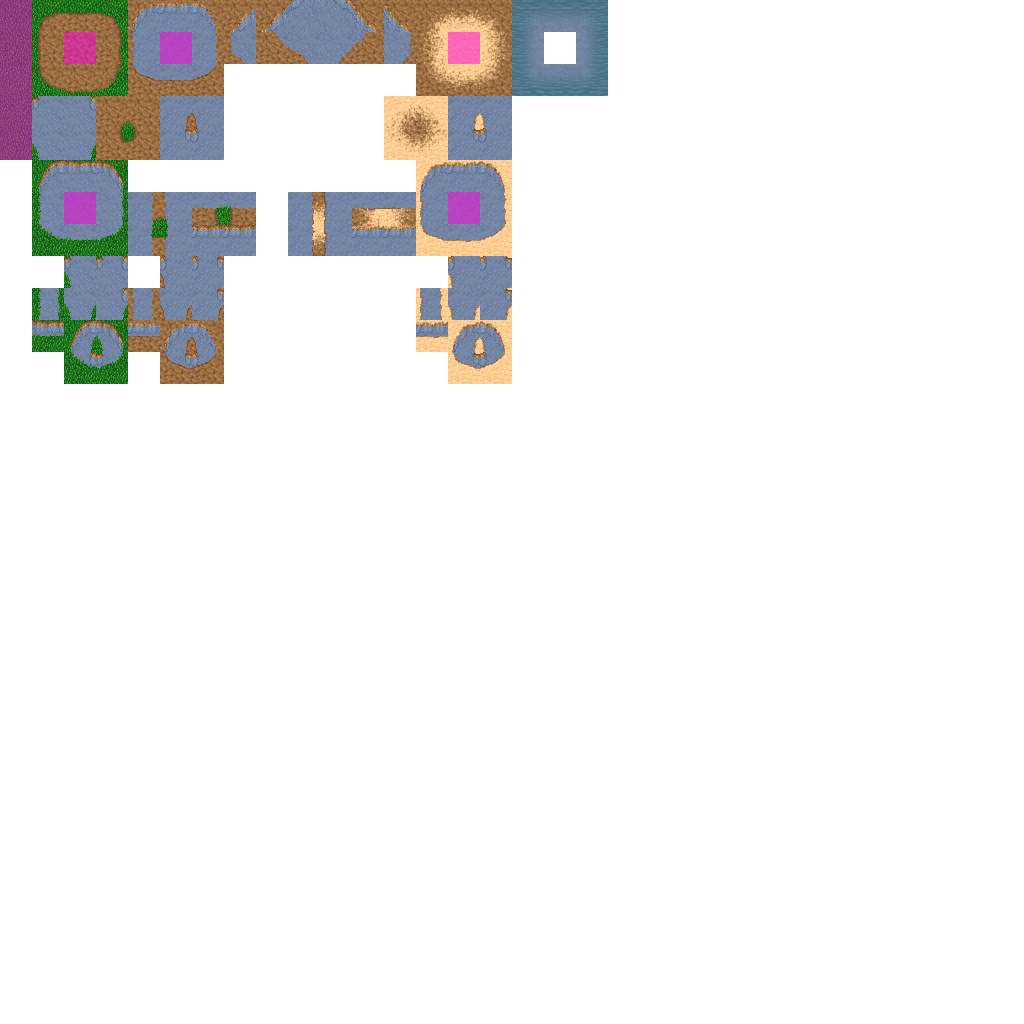
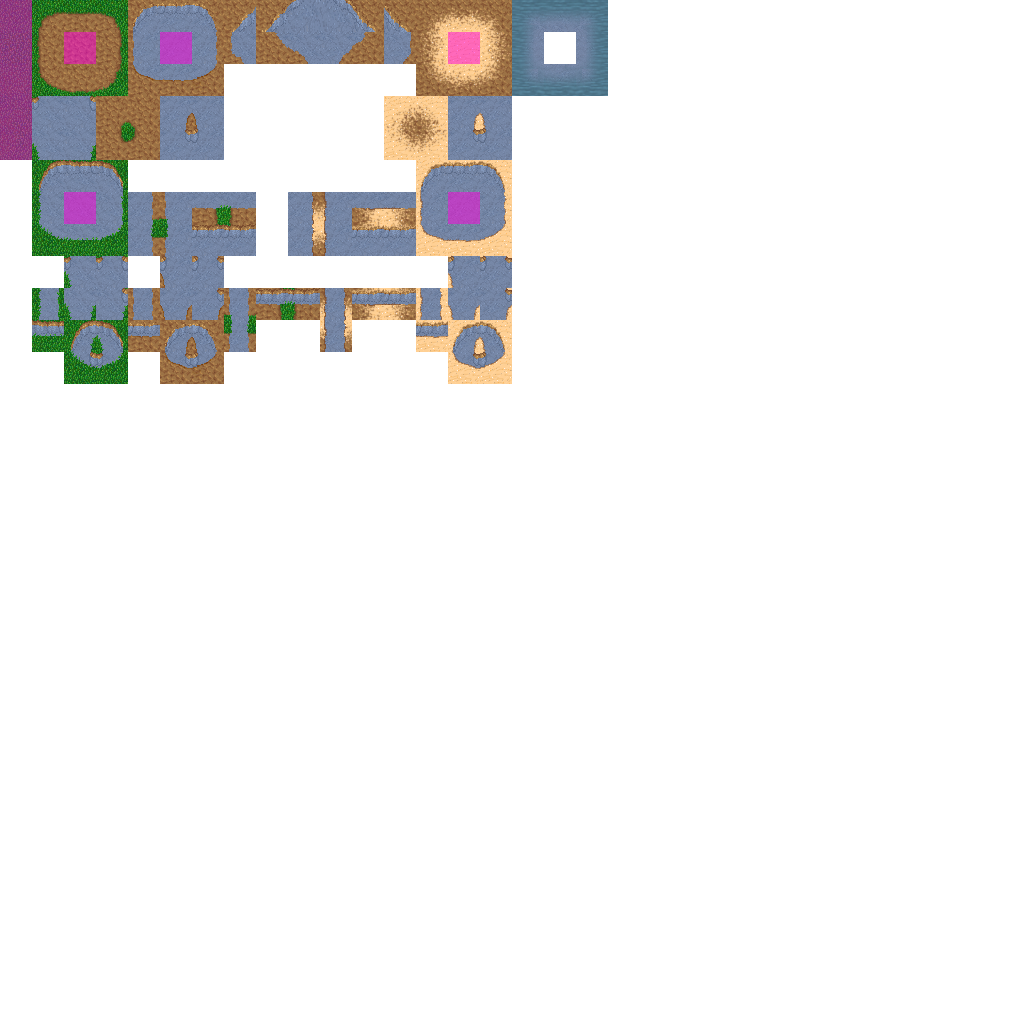
Revision of a layered 1024px x 1024px image; what changed, layer by layer:
painted on "Vollebene" over [224, 288, 416, 352]
